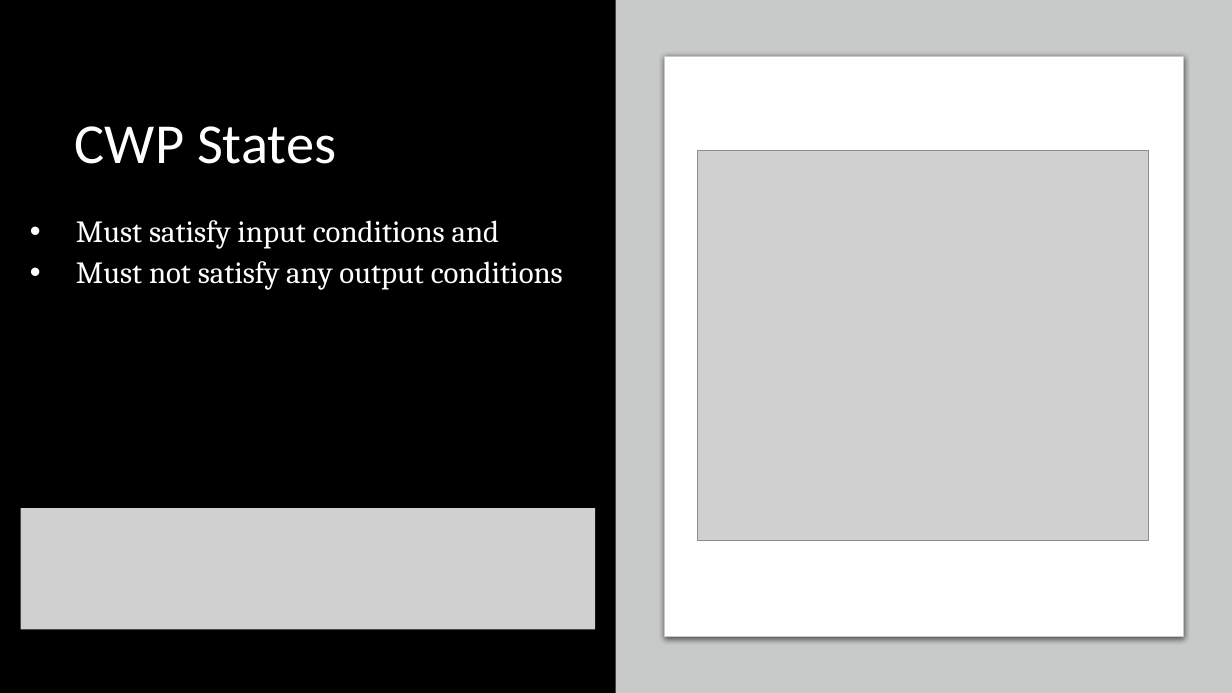
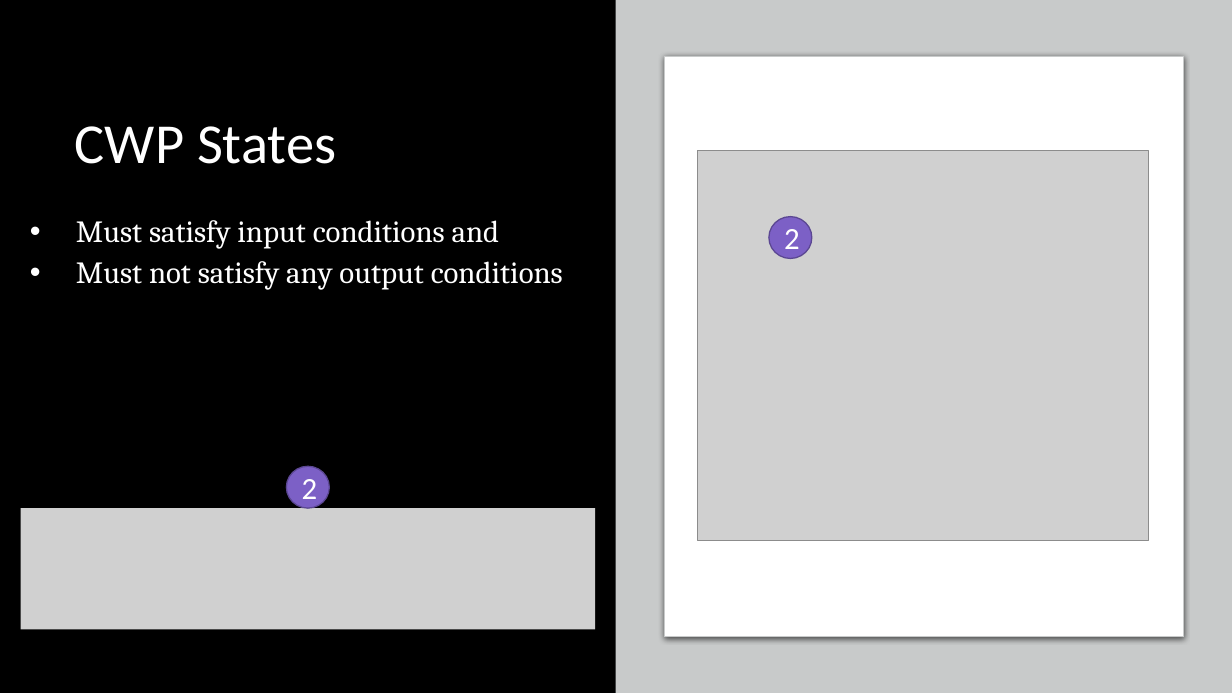
Before and after one commit to ericmercer/SPIN-bpmn-cwp-verification-paper, a slide deck: slide 10 of presentation/syscon-2022.pptx. Drawn at 1232x693 pixels with LibreOffice and Linux fonts; fonts in the diff are those of the drawing; grey boxes stand for pictures. Boxes give left, top, right and bottom in pixels: in the first picture for what was removed or moved away, otherwise in the second. Text is boxed around its words. In the diff, an @@ line names an element or a change of style, - is before the commit and + after.

```diff
--- a/presentation/syscon-2022.pptx
+++ b/presentation/syscon-2022.pptx
@@ ellipse added at [769,216,812,258], fill #7C60C6, outline #5C4792 1 pt, 24 pt, text #FFFFFF @@
+2
@@ ellipse added at [287,467,330,508], fill #7C60C6, outline #5C4792 1 pt, 24 pt, text #FFFFFF @@
+2
```
Also in this commit, not shown: 2 other slides changed, 2 slides added, 1 slide removed.
